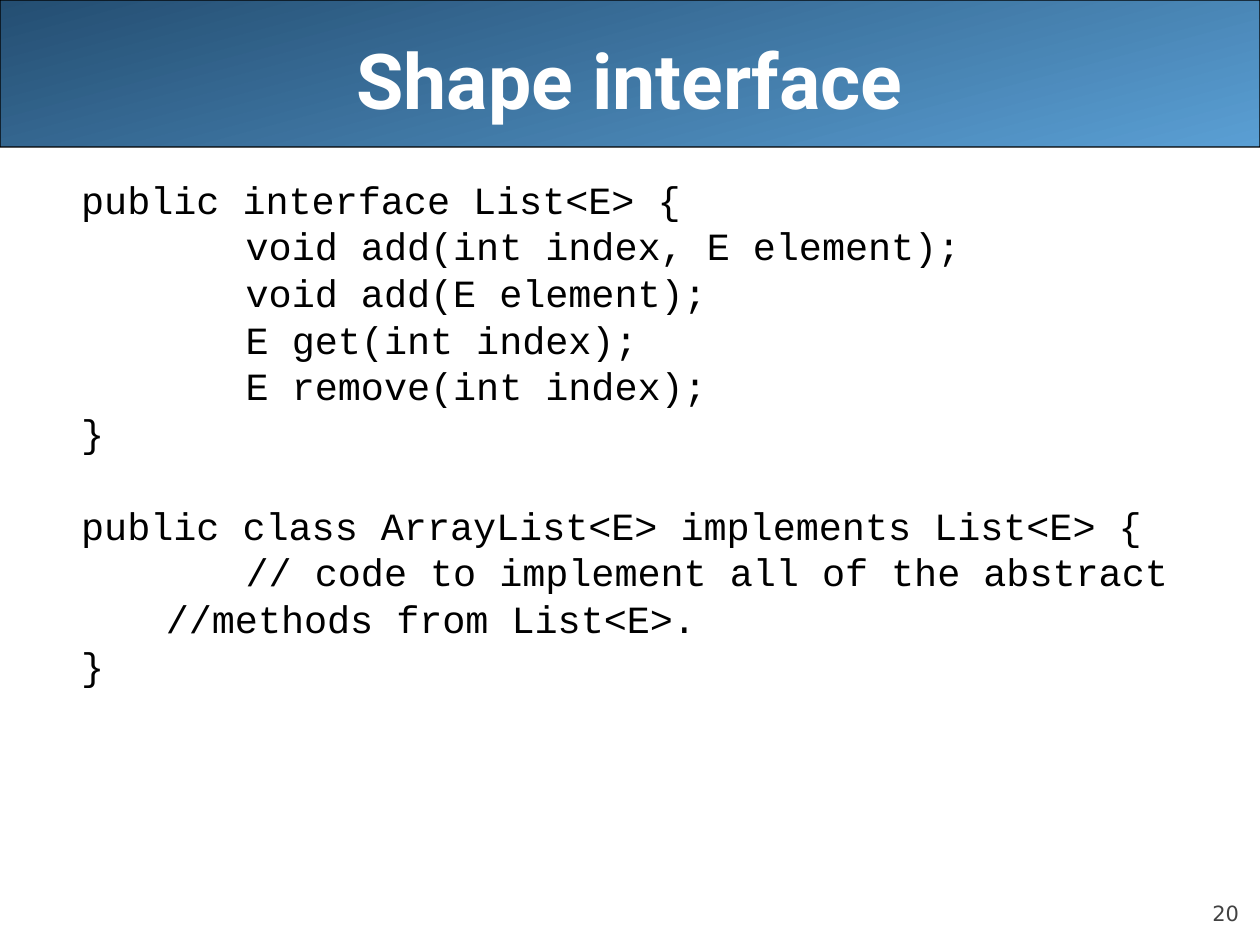
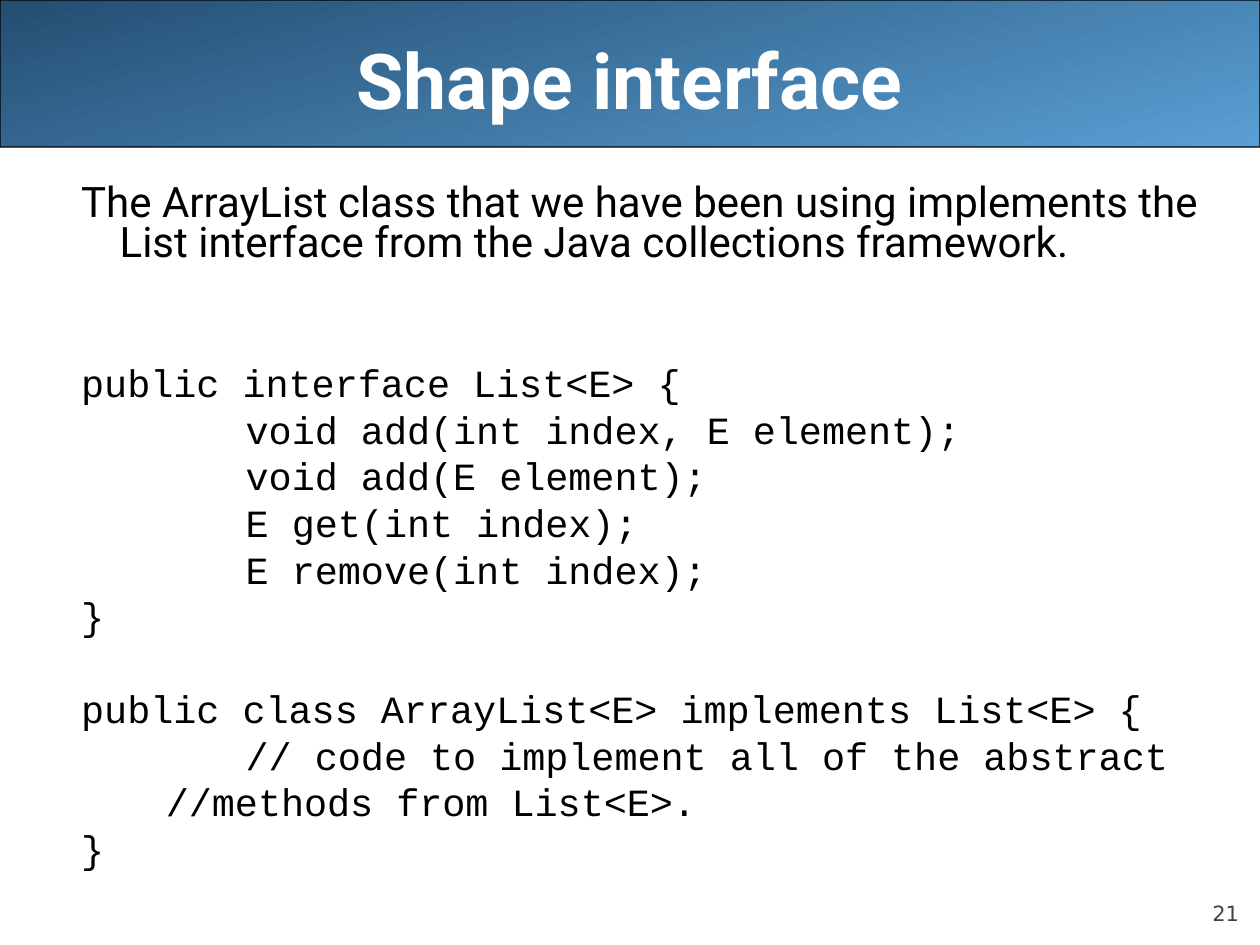
Before and after one commit to LongBaoNguyen/longbaonguyen.github.io, a slide deck: slide 21 of courses/apcsa/lecture20.ppt (slide 20 before the commit). Drawn at 1260x945 pixels with LibreOffice and Linux fonts; fonts in the diff are those of the drawing. Boxes give left, top, right and bottom in pixels: in the first picture for what was removed or moved away, otherwise in the second. Text is boxed around its words. In the diff, an @@ line names an element or a change of style, - is before the commit and + after.

```diff
--- a/courses/apcsa/lecture20.ppt
+++ b/courses/apcsa/lecture20.ppt
@@ text at <box>81,185,1197,258</box>: paragraph added @@
+  The ArrayList class that we have been using implements the List interface from the Java collections framework.
@@ page number at <box>1212,905,1239,921</box>: text changed @@
-20
+21
```
Also in this commit, not shown: 36 other slides changed, 1 slide added, 8 other files.
